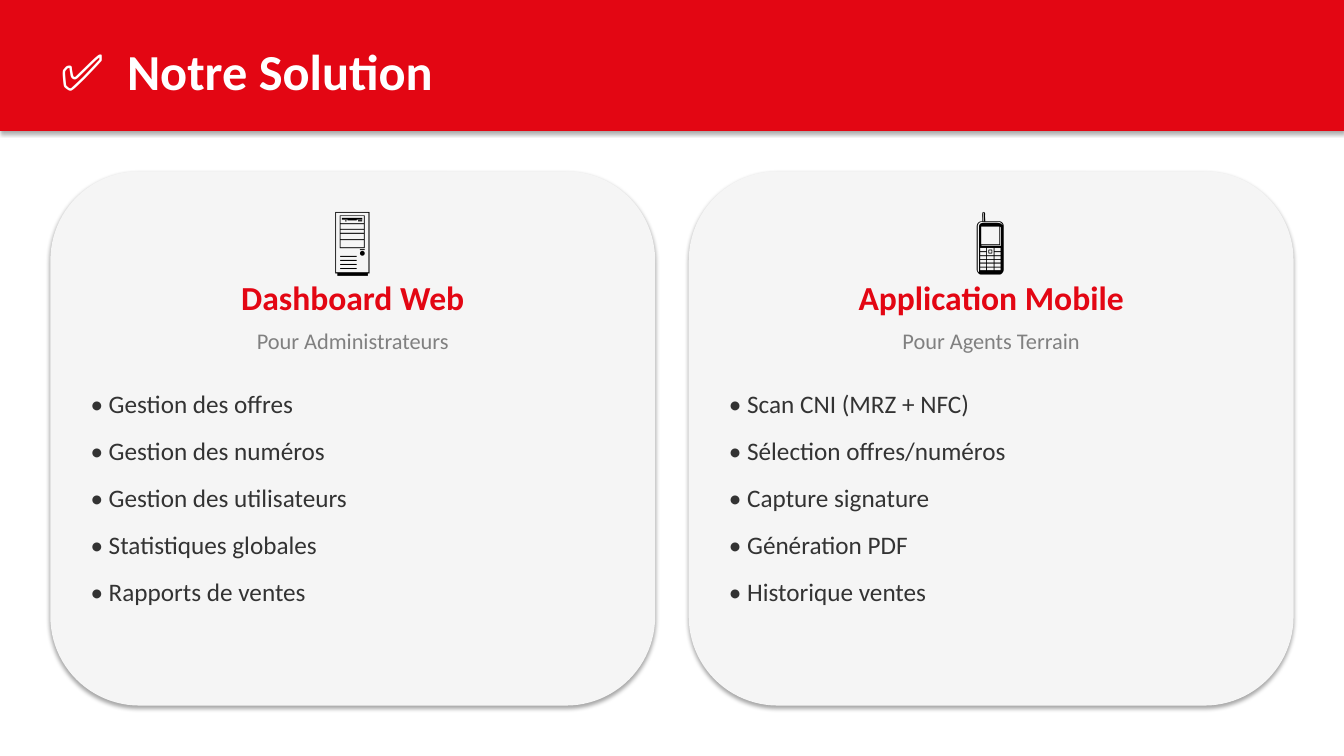
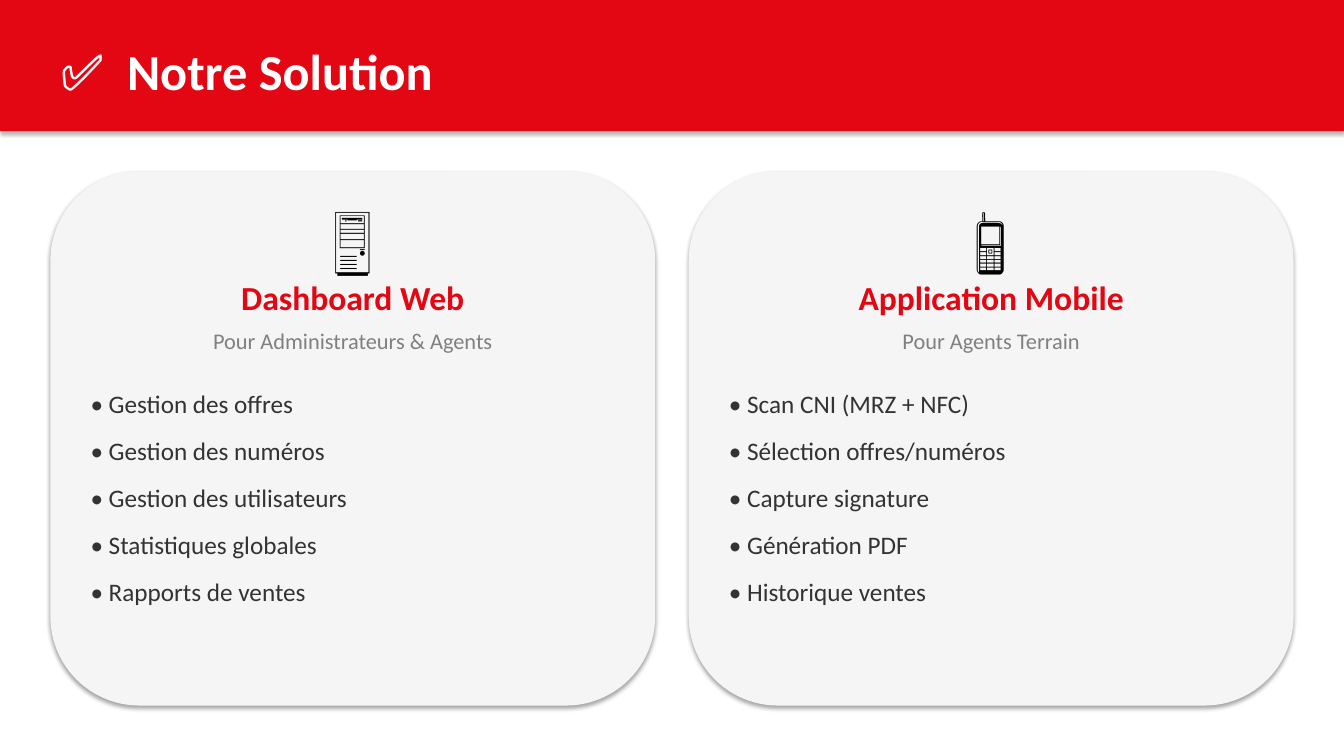
Before and after one commit to Zidoun-Abdou/Djezzy-POS, a slide deck: slide 3 of Djezzy_POS_Presentation.pptx. Drawn at 1344x756 pixels with LibreOffice and Linux fonts; fonts in the diff are those of the drawing. Boxes give left, top, right and bottom in pixels: in the first picture for what was removed or moved away, otherwise in the second. Text is boxed around its words. In the diff, an @@ line names an element or a change of style, - is before the commit and + after.

```diff
--- a/Djezzy_POS_Presentation.pptx
+++ b/Djezzy_POS_Presentation.pptx
@@ text at (213, 333, 492, 353): text changed @@
-Pour Administrateurs
+Pour Administrateurs & Agents
```
Also in this commit, not shown: 1 other slide changed.
